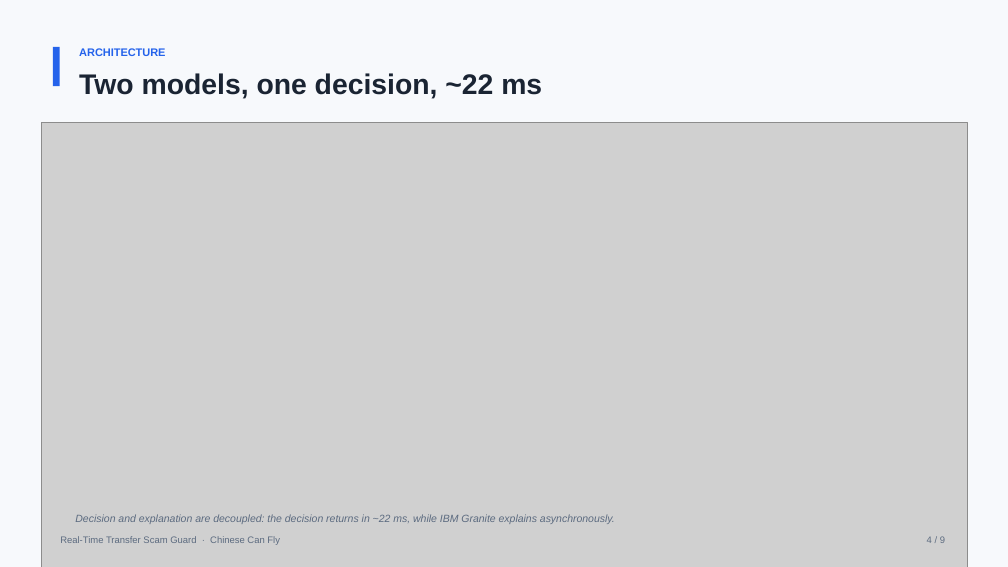
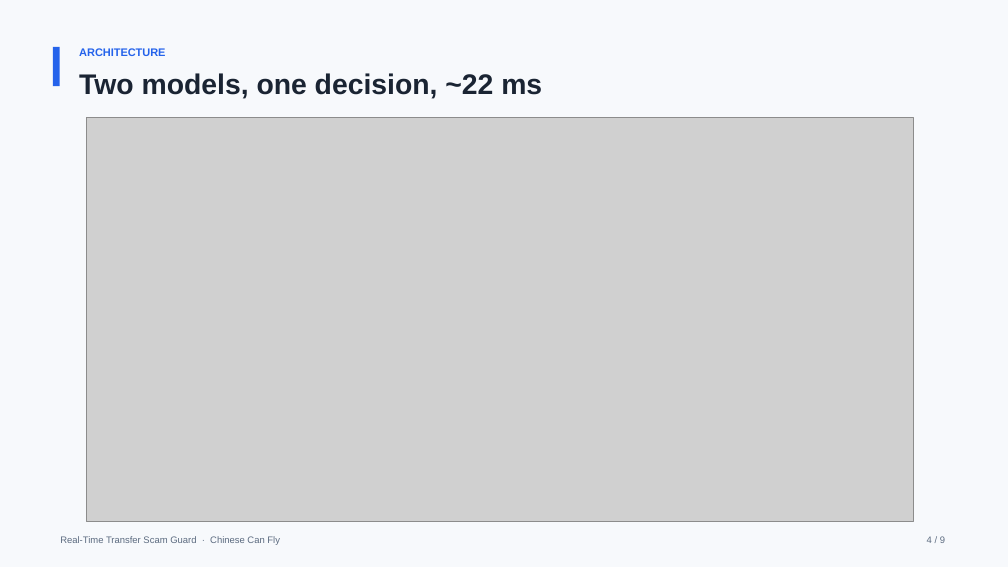
Before and after one commit to anvictor042-cyber/real-time-transfer-scam-guard, a slide deck: slide 4 of submission/pitch-deck.pptx. Drawn at 1008x567 pixels with LibreOffice and Linux fonts; fonts in the diff are those of the drawing; grey boxes stand for pictures. Boxes give left, top, right and bottom in pixels: in the first picture for what was removed or moved away, otherwise in the second. Text is boxed around its words. In the diff, an @@ line names an element or a change of style, - is before the commit and + after.

Commit message:
fix(deck): three layout defects found by rendering every page
Rendered all nine pages and found what only a visual check shows:

- p2: the third card title wrapped to two lines and collided with its
  body text. Shortened to one line.
- p4: the architecture image overflowed the slide by an inch and its
  caption sat on top of the diagram. The image also repeated the slide
  title and still said 35 ms. Regenerated without the duplicate title,
  corrected to 22 ms, and placed by height so it clears the footer.
- p5: the console caption overlapped the footer. Removed it and enlarged
  the screenshot.

```diff
--- a/submission/pitch-deck.pptx
+++ b/submission/pitch-deck.pptx
@@ picture: place and size @@
-picture at [42,123,968,567]
+picture at [86,117,913,522]
@@ text removed at [75,514,615,524] @@
-Decision and explanation are decoupled: the decision returns in ~22 ms, while IBM Granite explains asynchronously.
```
Also in this commit, not shown: 2 other slides changed, 4 other files.
